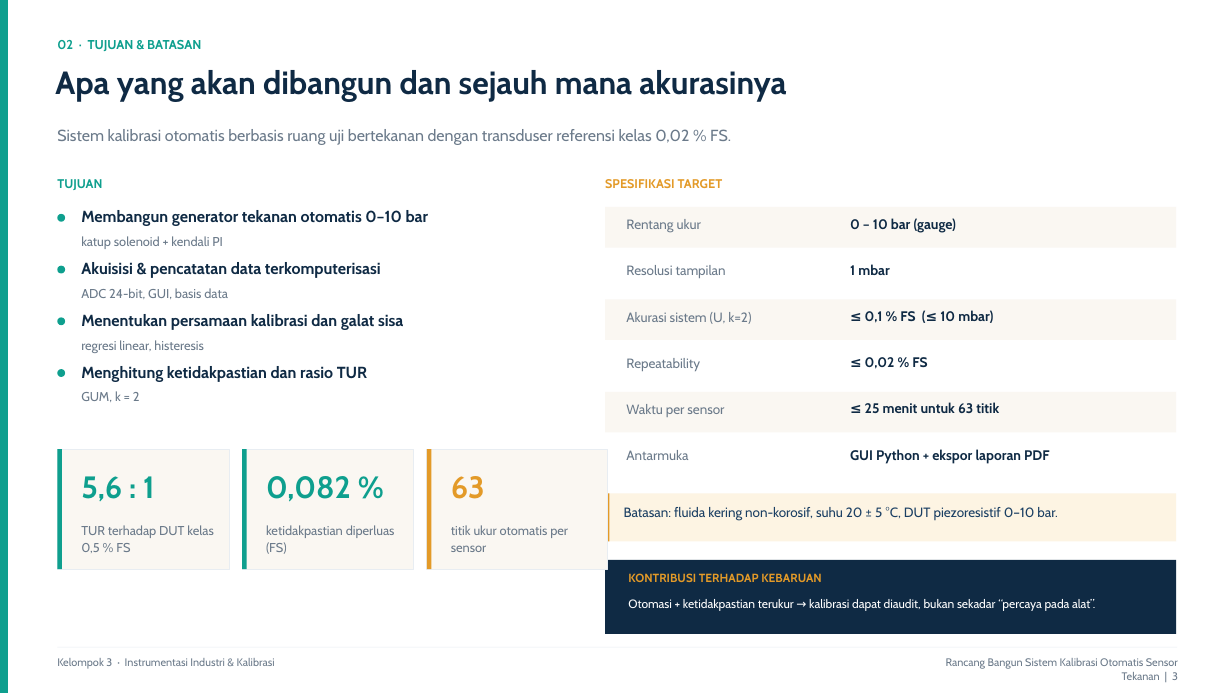
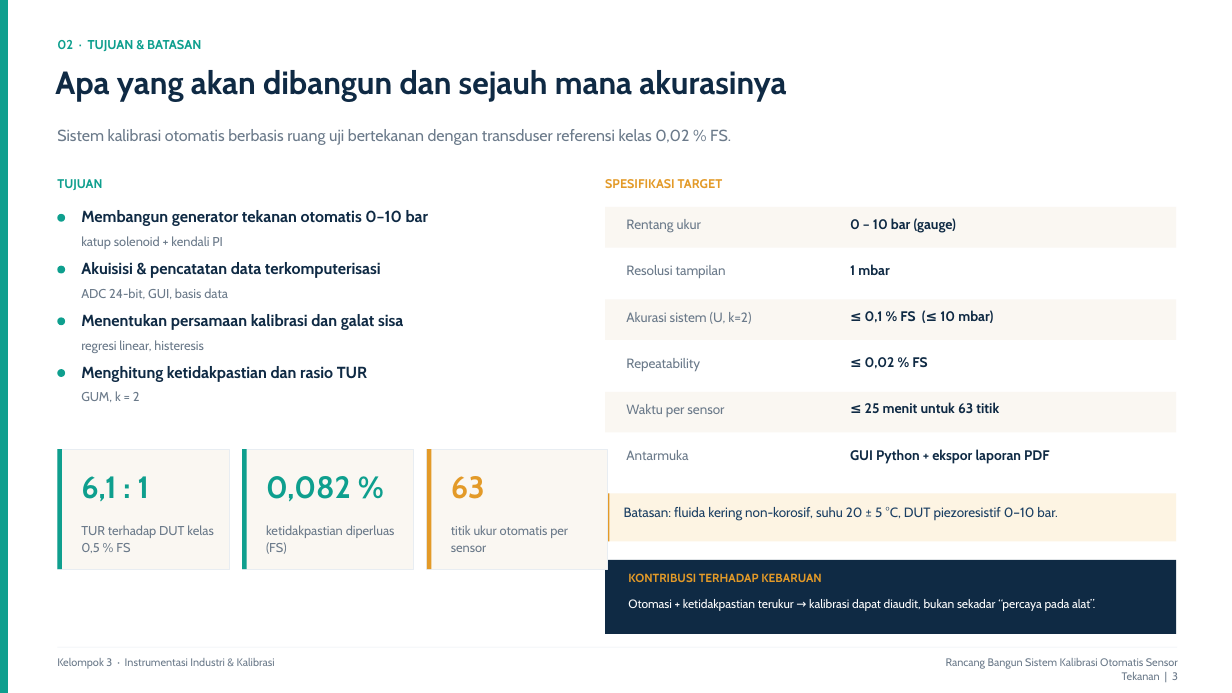
Before and after one commit to arthurisanararia/Tugas2_Metopen, a slide deck: slide 3 of Presentasi_Kalibrasi_Otomatis_Sensor_Tekanan.pptx. Drawn at 1232x693 pixels with LibreOffice and Linux fonts; fonts in the diff are those of the drawing. Boxes give left, top, right and bottom in pixels: in the first picture for what was removed or moved away, otherwise in the second. Text is boxed around its words. In the diff, an @@ line names an element or a change of style, - is before the commit and + after.

```diff
--- a/Presentasi_Kalibrasi_Otomatis_Sensor_Tekanan.pptx
+++ b/Presentasi_Kalibrasi_Otomatis_Sensor_Tekanan.pptx
@@ text at (x1=81, y1=476, x2=149, y2=501): text changed @@
-5,6 : 1
+6,1 : 1
```
Also in this commit, not shown: 5 other slides changed, 17 other files.
